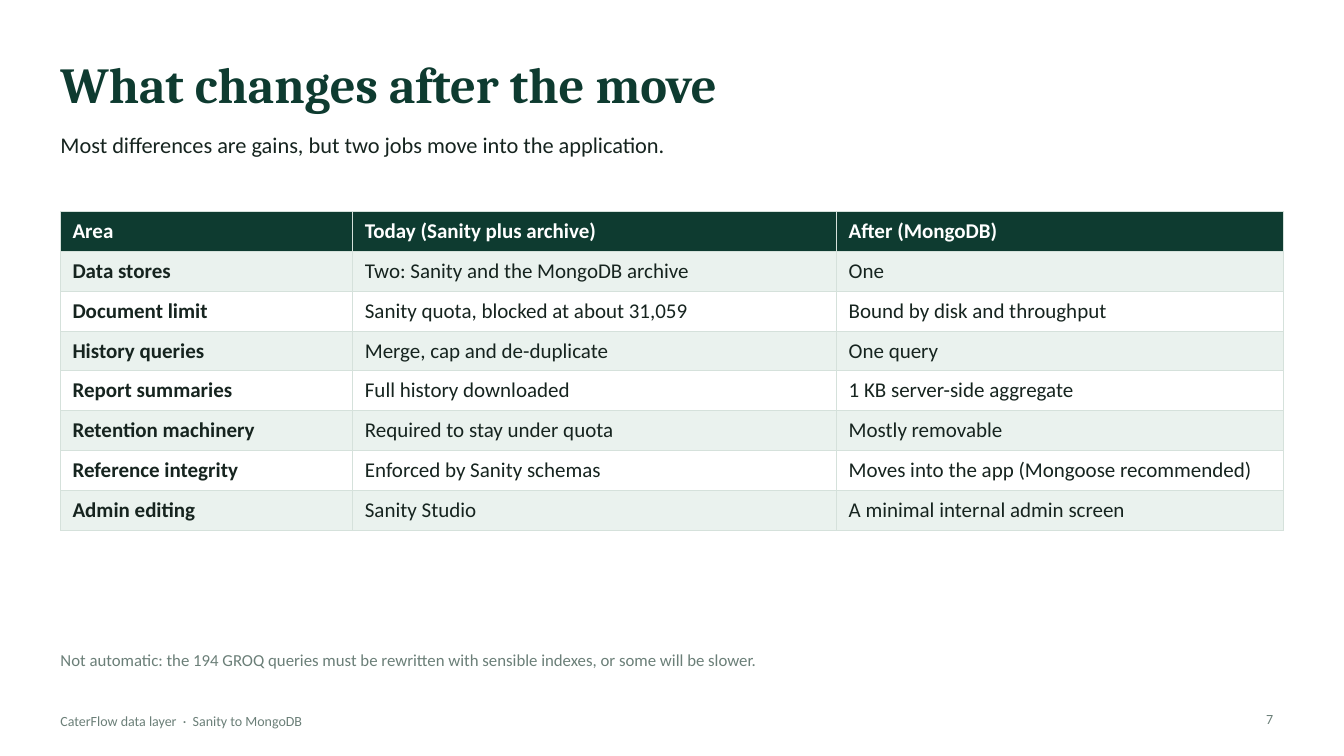
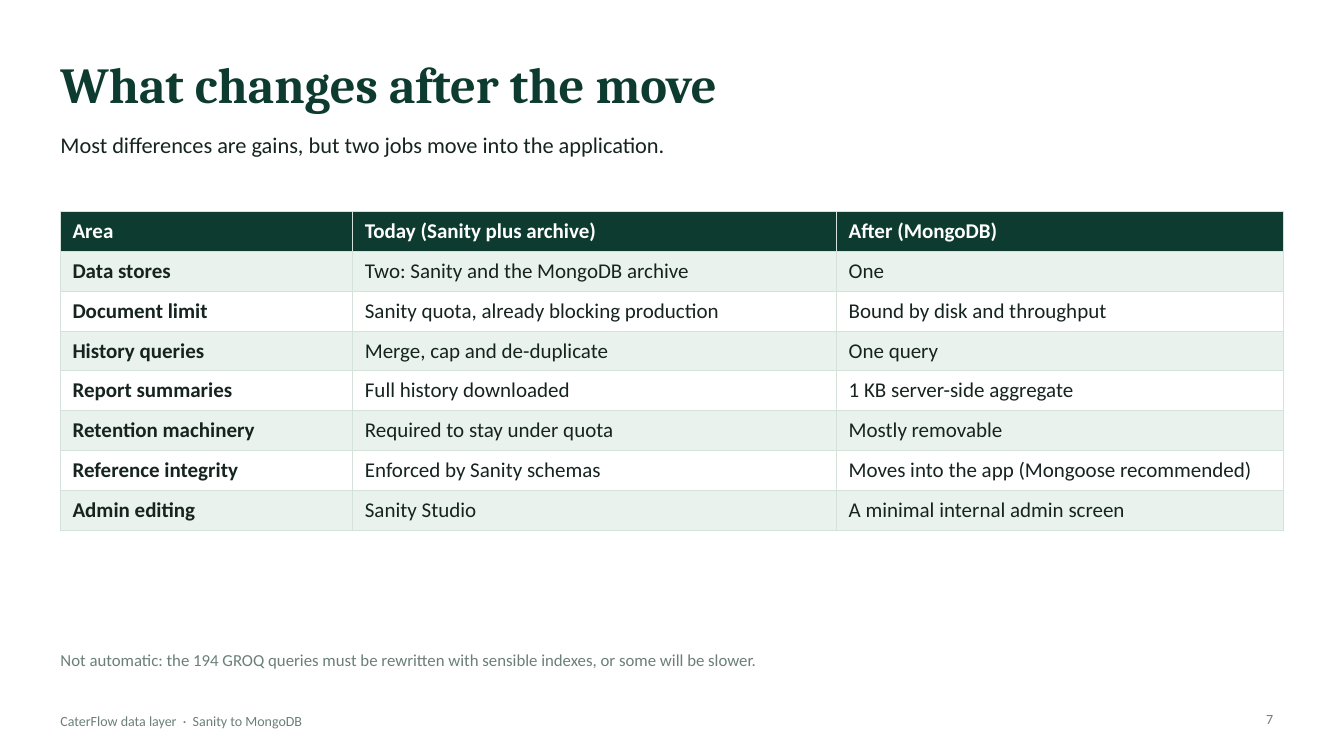
Before and after one commit to caterflowadmin/caterflow, a slide deck: slide 7 of quotes/2026-09-15-sanity-to-mongodb-migration/CaterFlow-MongoDB-Migration-Deck.pptx. Drawn at 1344x756 pixels with LibreOffice and Linux fonts; fonts in the diff are those of the drawing. Boxes give left, top, right and bottom in pixels: in the first picture for what was removed or moved away, otherwise in the second. Text is boxed around its words. In the diff, an @@ line names an element or a change of style, - is before the commit and + after.

```diff
--- a/quotes/2026-09-15-sanity-to-mongodb-migration/CaterFlow-MongoDB-Migration-Deck.pptx
+++ b/quotes/2026-09-15-sanity-to-mongodb-migration/CaterFlow-MongoDB-Migration-Deck.pptx
@@ table at bbox=[60, 212, 1284, 525] @@
-row 3, column 2: Sanity quota, blocked at about 31,059
+row 3, column 2: Sanity quota, already blocking production
```
Also in this commit, not shown: 5 other slides changed, 1 other file.
